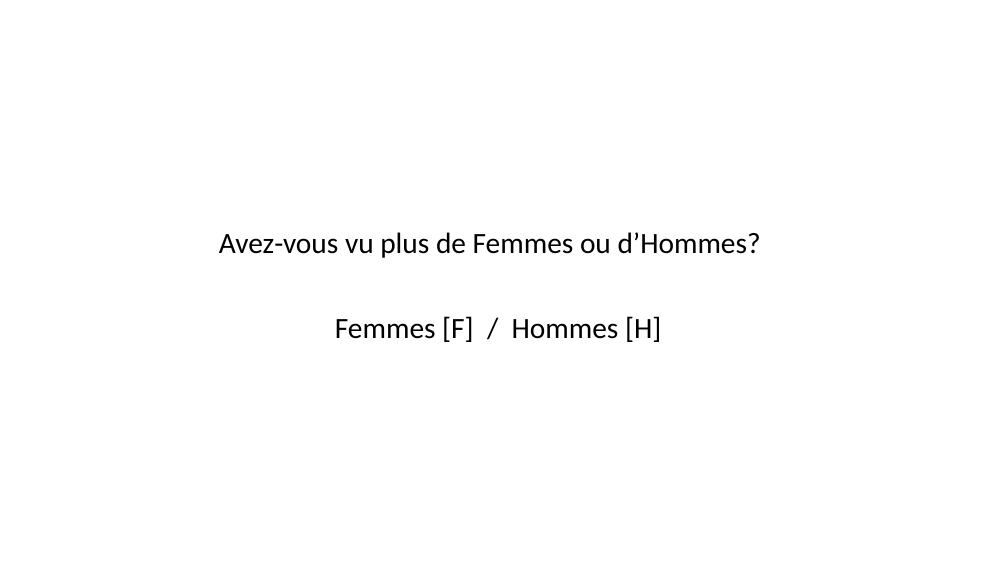
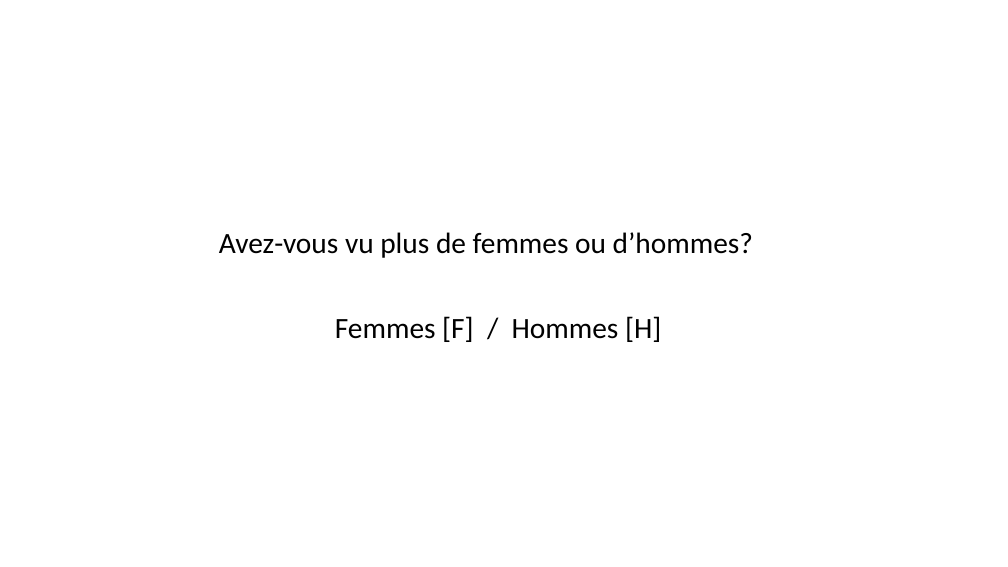
Before and after one commit to jusporrer/Emotion_regulation, a slide deck: slide 20 of instructions/instructionsDiapo.pptx. Drawn at 1008x567 pixels with LibreOffice and Linux fonts; fonts in the diff are those of the drawing. Boxes give left, top, right and bottom in pixels: in the first picture for what was removed or moved away, otherwise in the second. Text is boxed around its words. In the diff, an @@ line names an element or a change of style, - is before the commit and + after.

```diff
--- a/instructions/instructionsDiapo.pptx
+++ b/instructions/instructionsDiapo.pptx
@@ text at <box>219,232,753,258</box>: text changed @@
-Avez-vous vu plus de Femmes ou d’Hommes?
+Avez-vous vu plus de femmes ou d’hommes?
```
Also in this commit, not shown: 3 other slides changed, 10 other files.
